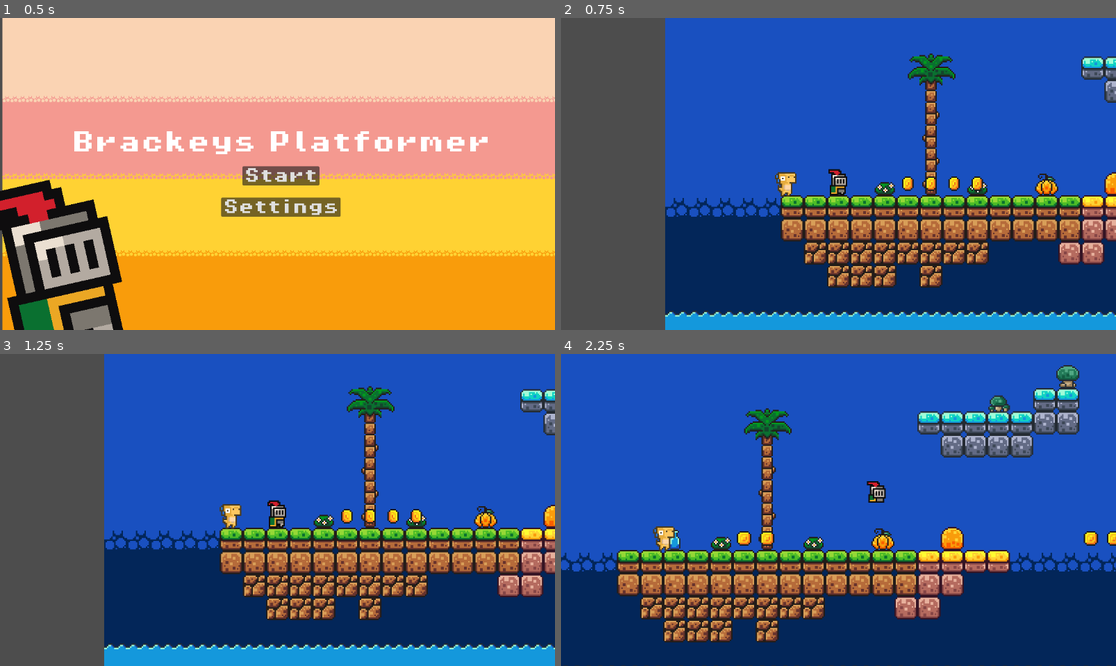
Above: before the commit, frames 1-4 (two rows, left to right).
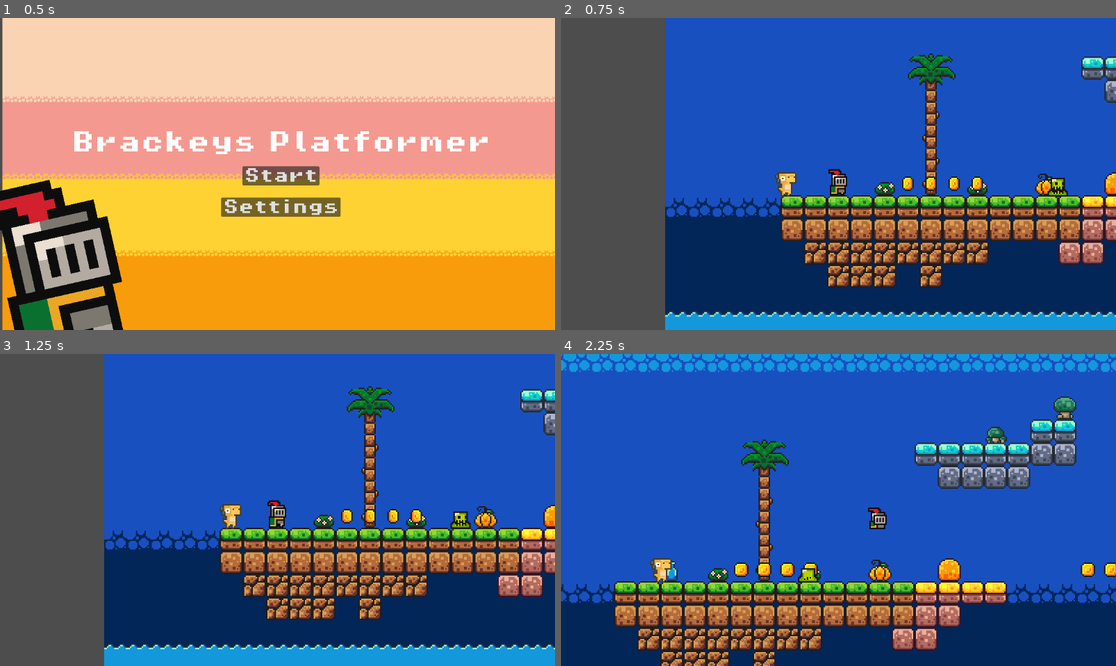
Above: after the commit, the same moments.

Repository: Yncy0/Platformer-2D
Game: Godot game, scene res://scene/gui/menu/starting_menu.tscn
Same seed, same stepped clock (60 frames per second), same inputs: the game is played once before the commit and once after it.
Inputs:
- Up to frame 1 (0.5 s): no input
- Up to frame 2 (0.75 s): click "Start" at 0.5 s
- Up to frame 3 (1.25 s): no input
- Up to frame 4 (2.25 s): hold Space (jump) 1.28-2.03 s; hold D (move_right) from 1.28 s (still down); tap Space (jump) at 2.1 s

Frame 1 is identical in both runs. In frame 2, 0.2% of the frame differs, in the area x 87-92%, y 51-58%; in frame 3, 0.2%; in frame 4, 37%, in the area x 0-100%, y 0-100%.

Commit message:
refined audio

Diff:
--- a/scene/characters/enemy/_grounded_enemy.tscn
+++ b/scene/characters/enemy/_grounded_enemy.tscn
@@ -1,6 +1,7 @@
-[gd_scene load_steps=4 format=3 uid="uid://c1we2whqy5r26"]
+[gd_scene load_steps=5 format=3 uid="uid://c1we2whqy5r26"]
 
 [ext_resource type="PackedScene" uid="uid://buvvmbfjfuhxv" path="res://scene/characters/enemy/_enemy.tscn" id="1_ajf05"]
+[ext_resource type="AudioStream" uid="uid://dsgb8mdl0uyxq" path="res://assets/brackeys_platformer_assets/sounds/hurt.wav" id="3_djbl7"]
 [ext_resource type="Script" path="res://script/components/health_component.gd" id="3_ibye6"]
 
 [sub_resource type="GDScript" id="GDScript_371jp"]
@@ -98,3 +99,7 @@
 
 [node name="HealthComponent" type="Node" parent="." index="3"]
 script = ExtResource("3_ibye6")
+
+[node name="SFX" type="AudioStreamPlayer" parent="." index="6"]
+stream = ExtResource("3_djbl7")
+bus = &"SFX"
--- a/scene/characters/player/_player.tscn
+++ b/scene/characters/player/_player.tscn
@@ -8,6 +8,8 @@
 [ext_resource type="Script" path="res://script/characters/player/move.gd" id="5_of2ut"]
 [ext_resource type="Script" path="res://script/characters/player/jump.gd" id="5_w4wrq"]
 [ext_resource type="Script" path="res://script/characters/player/fall.gd" id="6_eelx4"]
+[ext_resource type="AudioStream" uid="uid://da6xb4qwl2gj5" path="res://assets/brackeys_platformer_assets/sounds/jump.wav" id="9_a0wlx"]
+[ext_resource type="AudioStream" uid="uid://dsgb8mdl0uyxq" path="res://assets/brackeys_platformer_assets/sounds/hurt.wav" id="10_hbpb7"]
 
 [sub_resource type="AtlasTexture" id="AtlasTexture_q3kqg"]
 atlas = ExtResource("2_ej0vx")
@@ -380,6 +382,14 @@
 debug_color = Color(0.994374, 0, 0.223101, 0.42)
 metadata/_edit_lock_ = true
 
+[node name="SFXJump" type="AudioStreamPlayer" parent="."]
+stream = ExtResource("9_a0wlx")
+bus = &"SFX"
+
+[node name="SFXHurt" type="AudioStreamPlayer" parent="."]
+stream = ExtResource("10_hbpb7")
+bus = &"SFX"
+
 [connection signal="area_entered" from="Hitbox" to="." method="_on_hitbox_area_entered"]
 
 [editable path="Hitbox"]
--- a/scene/levels/level_01.tscn
+++ b/scene/levels/level_01.tscn
@@ -14,7 +14,7 @@
 layer_1/name = "Mid"
 layer_1/tile_data = PackedInt32Array(1835013, 1, 0, 1835014, 1, 0, 1835015, 1, 0, 1835016, 1, 0, 1835017, 1, 0, 1835018 …(2268 unchanged characters)…
 layer_2/name = "Entities"
-layer_2/tile_data = PackedInt32Array(1769513, 2, 131072, 176 …(274 unchanged characters)… 8, 1310755, 2, 65536, 1769477, 2, 327680)
+layer_2/tile_data = PackedInt32Array(1769513, 2, 131072, 176 …(274 unchanged characters)… 8, 1310755, 2, 65536, 1769477, 2, 327680, 1769489, 2, 131072)
 layer_3/name = "Front"
 layer_3/tile_data = PackedInt32Array(2162688, 262145, 9, 2162689, 262145, 9, 2162690, 262145, 9, 2162691, 262145, 9, 21 …(10429 unchanged characters)…
 
@@ -24,18 +24,3 @@
 [node name="CanvasLayer" type="CanvasLayer" parent="."]
 
 [node name="PauseMenu" parent="CanvasLayer" instance=ExtResource("3_dcra0")]
-
-[connection signal="body_entered" from="TileMap/Coins" to="TileMap/Coins" method="_on_body_entered"]
-[connection signal="body_entered" from="TileMap/@Area2D@295767" to="TileMap/@Area2D@295767" method="_on_body_entered"]
-[connection signal="body_entered" from="TileMap/@Area2D@295768" to="TileMap/@Area2D@295768" method="_on_body_entered"]
-[connection signal="body_entered" from="TileMap/@Area2D@295769" to="TileMap/@Area2D@295769" method="_on_body_entered"]
-[connection signal="body_entered" from="TileMap/Grapes" to="TileMap/Grapes" method="_on_body_entered"]
-[connection signal="body_entered" from="TileMap/@Area2D@295770" to="TileMap/@Area2D@295770" method="_on_body_entered"]
-[connection signal="body_entered" from="TileMap/@Area2D@295771" to="TileMap/@Area2D@295771" method="_on_body_entered"]
-[connection signal="body_entered" from="TileMap/@Area2D@295772" to="TileMap/@Area2D@295772" method="_on_body_entered"]
-[connection signal="body_entered" from="TileMap/@Area2D@295773" to="TileMap/@Area2D@295773" method="_on_body_entered"]
-[connection signal="body_entered" from="TileMap/@Area2D@295774" to="TileMap/@Area2D@295774" method="_on_body_entered"]
-[connection signal="body_entered" from="TileMap/@Area2D@295775" to="TileMap/@Area2D@295775" method="_on_body_entered"]
-[connection signal="body_entered" from="TileMap/@Area2D@295776" to="TileMap/@Area2D@295776" method="_on_body_entered"]
-[connection signal="body_entered" from="TileMap/@Area2D@295777" to="TileMap/@Area2D@295777" method="_on_body_entered"]
-[connection signal="body_entered" from="TileMap/@Area2D@295778" to="TileMap/@Area2D@295778" method="_on_body_entered"]
--- a/scene/pickups/_pickups.tscn
+++ b/scene/pickups/_pickups.tscn
@@ -108,6 +108,7 @@
 [node name="CollisionShape2D" type="CollisionShape2D" parent="."]
 
 [node name="AudioStreamPlayer" type="AudioStreamPlayer" parent="."]
+bus = &"SFX"
 
 [node name="AnimationPlayer" type="AnimationPlayer" parent="."]
 libraries = {
--- a/script/characters/enemy/grounded_enemy/_grounded_enemy.gd
+++ b/script/characters/enemy/grounded_enemy/_grounded_enemy.gd
@@ -8,6 +8,7 @@
 @onready var animated_sprite_2d: AnimatedSprite2D = $AnimatedSprite2D
 @onready var animation_player: AnimationPlayer = $AnimationPlayer
 @onready var health_component: HealthComponent = $HealthComponent
+@onready var sfx: AudioStreamPlayer = $SFX
 
 
 # Get the gravity from the project settings to be synced with RigidBody nodes.
@@ -65,6 +66,7 @@
 func hit() -> void:
 	velocity.x = 0.0
 	animated_sprite_2d.play("hit")
+	sfx.play()
 
 	if is_hurt == false:
 		change_state(STATES.WANDER)
--- a/script/characters/player/_player.gd
+++ b/script/characters/player/_player.gd
@@ -20,6 +20,8 @@
 @onready var animated_sprite_2d: AnimatedSprite2D = $AnimatedSprite2D
 @onready var mount_spawn: Node2D = $MountSpawn
 @onready var projectile_spawn: Node2D = $ProjectileSpawn
+@onready var sfx_hurt: AudioStreamPlayer = $SFXHurt
+@onready var sfx_jump: AudioStreamPlayer = $SFXJump
 
 
 # Get the gravity from the project settings to be synced with RigidBody nodes.
--- a/script/characters/player/jump.gd
+++ b/script/characters/player/jump.gd
@@ -3,6 +3,7 @@
 
 func enter() -> void:
 	player.jumping()
+	player.sfx_jump.play()
 
 	if !player.is_riding:
 		player.animated_sprite_2d.play("jump")
Not shown: 1 places in scene/characters/player/_player.tscn that only renumber resources
